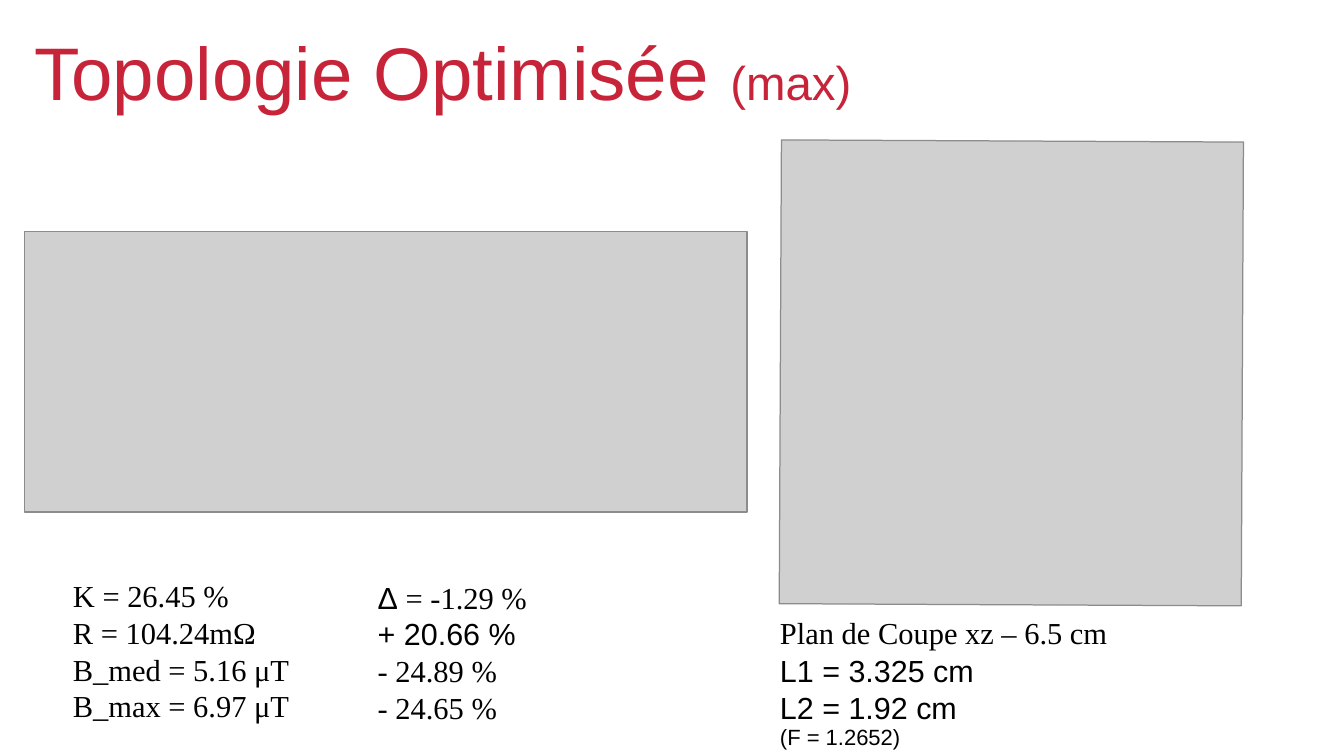
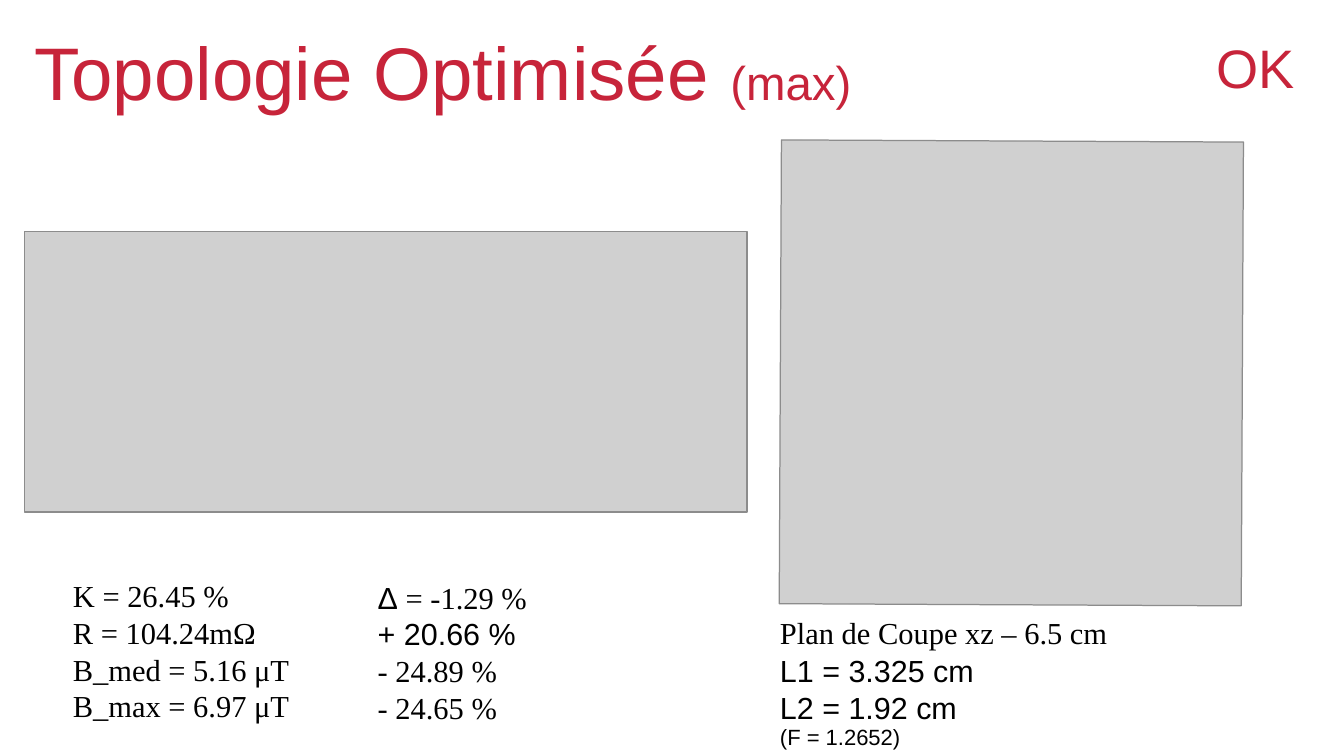
Before and after one commit to viniciustmoraes/COMSOL_simulations, a slide deck: slide 6 of Results/presentationResults.odp. Drawn at 1344x756 pixels with LibreOffice and Linux fonts; fonts in the diff are those of the drawing; grey boxes stand for pictures; background and template pictures are left out. Boxes give left, top, right and bottom in pixels: in the first picture for what was removed or moved away, otherwise in the second. Text is boxed around its words. In the diff, an @@ line names an element or a change of style, - is before the commit and + after.

```diff
--- a/Results/presentationResults.odp
+++ b/Results/presentationResults.odp
@@ title added at <box>1217,50,1295,89</box>, 32 pt, text #C7243A @@
+OK
```
Also in this commit, not shown: 4 other slides changed.
